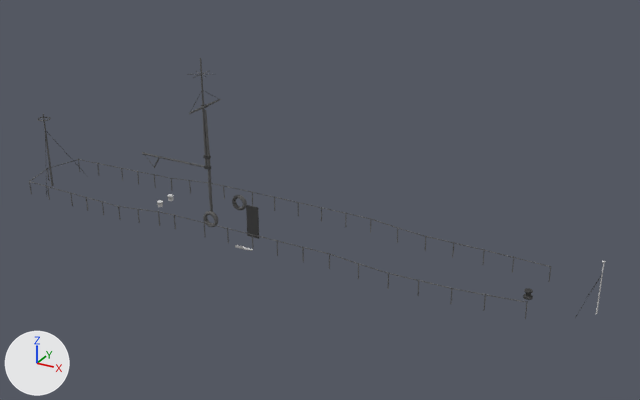
The FBX model Assets/Resources/Ships/Models/katran.FBX as it was, and as the next commit left it.
One viewpoint serves both versions: a 50 mm camera at (19.9, -29.5, 17.8) aimed at (3.5, 0.2, 3.0). Arrows for +X, +Y and +Z are at lower left; the lights stay in place. Vertices at the same position are counted once.

Names of what the first picture shows: 'Loft002', 'body_lod_01'.
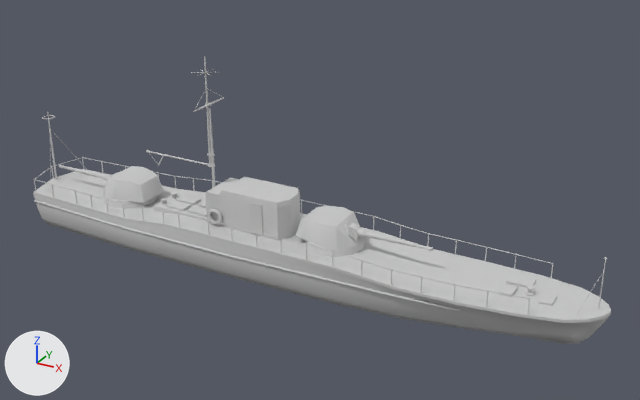
Where the change shows, as pixel boxes (x1, y1, x2, y2) in the pictures (640 x 400 px; the box of a moved part takes in the faces that stretch with it):
'Loft002', reshaped, moved, rescaled (10% taller): before (29, 58, 605, 319); after (33, 56, 611, 344)
'body_lod_01', deleted: before (235, 245, 253, 251)
part 1 of me_mesh_001, added: after (187, 206, 207, 217)
part 2 of me_mesh_001, added: after (153, 194, 207, 221)
part 3 of me_mesh_001, added: after (166, 200, 191, 211)
part 4 of me_mesh_001, moved or reshaped: before (30, 168, 526, 302); after (34, 166, 529, 299)
part 5 of me_mesh_001, moved or reshaped: before (525, 301, 528, 319); after (527, 298, 530, 315)
part 6 of me_mesh_001, moved or reshaped: before (483, 294, 486, 311); after (486, 290, 489, 307)
part 7 of me_mesh_001, moved or reshaped: before (302, 247, 304, 262); after (306, 244, 307, 259)
part 8 of me_mesh_001, moved or reshaped: before (51, 159, 550, 267); after (52, 157, 552, 264)
part 9 of me_mesh_001, deleted: before (29, 58, 605, 318)
part 10 of me_mesh_001, built on: after (33, 56, 611, 344)

Diff of the bpy script that builds the scene:
```diff
--- a/Assets/Resources/Ships/Models/katran.FBX.py
+++ b/Assets/Resources/Ships/Models/katran.FBX.py
@@ me_mesh_001 @@
 # used by ob_loft002; location = (0.15, -2.06, 1.98); rotation_euler = (0.0, 3.142, 0.0), in degrees (0, 180, 0); scale = (-0.298, -0.298, -0.298)
-me_mesh_001.from_pydata(...)  # 1237 vertices, 2064 faces; spans x -39.4..50.9, y -12.2..1.0, z -4.6..21.8
-me_mesh_001.materials.append(mat_07___default)  # dark grey #585858
-me_mesh_001.materials.append(mat_08___default)  # black #383838
+me_mesh_001.from_pydata(...)  # 1902 vertices, 3194 faces; spans x -34.9..56.7, y -7.1..19.4, z -0.2..189.6
+# me_mesh_001 part 1: a new loose piece, a box spanning x -5.1..-1.7, y 6.6..10.2, z 42.7..45.1, in mat_03___default (its picture is missing)
+# me_mesh_001 part 2: a new loose piece, a box spanning x -11.2..-0.8, y 0.9..11.2, z 33.5..42.8, in mat_03___default (its picture is missing)
+# me_mesh_001 part 3: a new loose piece, a box spanning x -9.2..-5.8, y 6.6..10.2, z 42.7..45.1, in mat_03___default (its picture is missing)
+# me_mesh_001 part 4: the loose piece of 88 vertices spanning x -39.0..43.5, y -5.8..0.6, z -0.9..0.0 is scaled about its middle by (1, 1.91, 6.2), then moved by (4.5, 14.7, 52.3), in mat_03___default (its picture is missing)
+# me_mesh_001 part 5: the loose piece of 8 vertices spanning x 43.4..43.5, y -0.7..-0.6, z -2.7..-0.4 is scaled about its middle by (1, 1.91, 6.2), then moved by (4.5, 16.5, 46.5), in mat_03___default (its picture is missing)
+# me_mesh_001 part 6: the loose piece of 8 vertices spanning x 38.4..38.5, y -0.2..-0.1, z -2.8..-0.5 is scaled about its middle by (1, 1.91, 6.2), then moved by (4.5, 16.9, 45.9), in mat_03___default (its picture is missing)
+# me_mesh_001 part 7: the loose piece of 8 vertices spanning x 13.2..13.3, y 0.4..0.5, z -2.2..0.1 is scaled about its middle by (1, 1.91, 6.2), then moved by (4.5, 17.5, 48.9), in mat_03___default (its picture is missing)
+# me_mesh_001 part 8: the loose piece of 88 vertices spanning x -39.0..43.5, y -12.2..-5.7, z -0.9..0.0 is scaled about its middle by (1, 1.91, 6.2), then moved by (4.5, 8.9, 52.3), in mat_03___default (its picture is missing)
+# me_mesh_001 part 9: 63 loose pieces with 958 vertices, spanning x -39.4..50.9, y -12.2..0.6, z -3.8..21.8, are deleted
+# me_mesh_001 part 10: 7 vertices removed from x -39.0..34.9, y -5.7..1.0, z -4.6..-4.5; 1510 vertices added at x -34.9..56.7, y -7.1..19.4, z -0.2..189.6
 me_mesh_001.materials.append(mat_03___default)
@@ ob_loft002 @@
 ob_loft002 = bpy.data.objects.new('Loft002', me_mesh_001)
-ob_loft002.location = (0.15, -2.06, 1.98)
+ob_loft002.location = (-1.2, 0.9, -0.64)
 ob_loft002.rotation_euler = (0.0, 3.142, 0.0)  # degrees (0, 180, 0)
-ob_loft002.scale = (-0.298, -0.298, -0.298)
+ob_loft002.scale = (-0.298, -0.156, -0.048)
@@ ob_body_lod_01 @@
-ob_body_lod_01 = bpy.data.objects.new('body_lod_01', me_mesh)
-ob_body_lod_01.location = (-0.11, -0.33, 0.1)
-ob_body_lod_01.rotation_euler = (0.0, 3.142, 0.0)  # degrees (0, 180, 0)
-ob_body_lod_01.scale = (-0.01, -0.00524, -0.00161)
```
